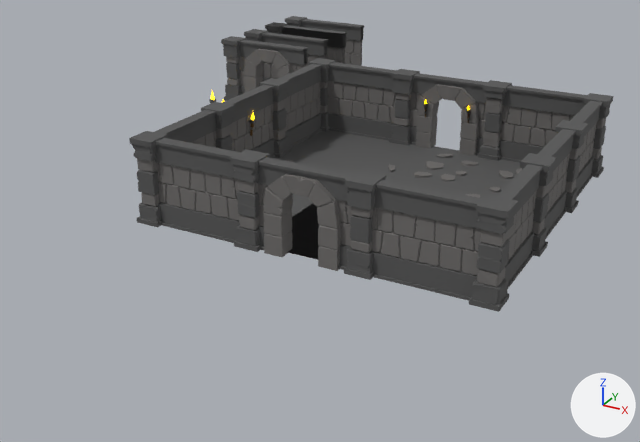
The Blender file Modular Dungeon/Barrel.blend as it was, and as the next commit left it.
Rendered twice from a camera (50 mm lens) standing at (24.5, -33.9, 12.3) and looking at (8.8, -5.3, -2.0). The lights are fixed; the arrows at lower right show +X, +Y and +Z.
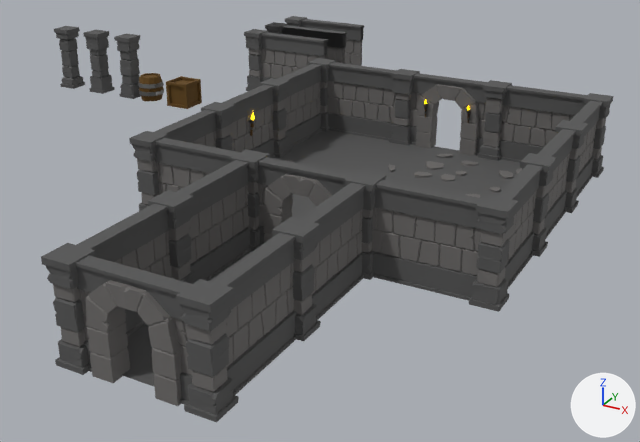
What differs and where, as boxes [x1, y1, x2, y2] in the pictures (640 x 442 px):
```json
{"object": "Cube.021", "change": "added", "after": [176, 233, 297, 422]}
{"object": "Cube.024", "change": "added", "after": [76, 255, 192, 406]}
{"object": "Cube.022", "change": "added", "after": [148, 160, 252, 284]}
{"object": "Cube.020", "change": "added", "after": [272, 183, 365, 341]}
{"object": "Cube.023", "change": "added", "after": [41, 204, 174, 375]}
{"object": "Cube.010", "change": "hidden", "before": [221, 36, 308, 101]}
{"object": "Cube.001", "change": "shown", "after": [83, 30, 115, 94]}
{"object": "Plane.014", "change": "added", "after": [122, 324, 155, 386]}
{"object": "Cube.004", "change": "shown", "after": [114, 33, 141, 99]}
{"object": "Cube.006", "change": "shown", "after": [54, 26, 85, 89]}
{"object": "Crate", "change": "shown", "after": [166, 76, 202, 109]}
{"object": "Barrel", "change": "shown", "after": [138, 73, 164, 101]}
{"object": "Plane.009", "change": "reshaped, moved", "after": [208, 251, 252, 281], "on screen": "not visible before"}
{"object": "Cylinder.001", "change": "hidden", "before": [209, 91, 216, 103]}
{"object": "Plane.004", "change": "unchanged, covered by the edit", "before": [288, 203, 319, 260], "after": [292, 203, 316, 219]}
```

Scene script edits in JSON lines:
```json
{"op": "add", "block": "me_cube_010", "code": ["me_cube_010 = bpy.data.meshes.new('Cube.010')", "me_cube_010.from_pydata(...)  # 550 vertices, 422 faces; spans x 0.0..4.0, y -0.35..0.34, z -1.55..1.5", "# faces by material slot: [26, 396]", "me_cube_010.materials.append(mat_grey)  # dark grey #565656", "me_cube_010.materials.append(mat_grey_light)  # grey #6f6c6b"]}
{"op": "set", "path": "ob_plane_009", "old": "bpy.data.objects.new('Plane.009', me_plane_014)", "new": "bpy.data.objects.new('Plane.009', me_plane_002)"}
{"op": "set", "path": "ob_plane_009.location", "old": "(12.0, -10.0, 0.0)", "new": "(12.0, -14.0, 0.0)"}
{"op": "add", "block": "ob_cylinder", "code": "ob_cylinder.hide_set(True)  # its collection is switched off"}
{"op": "add", "block": "ob_cylinder_001", "code": "ob_cylinder_001.hide_set(True)  # its collection is switched off"}
{"op": "remove", "block": "ob_barrel", "code": "ob_barrel.hide_set(True)"}
{"op": "remove", "block": "ob_crate", "code": "ob_crate.hide_set(True)"}
{"op": "add", "block": "ob_cube_010", "code": "ob_cube_010.hide_set(True)  # its collection is switched off"}
{"op": "remove", "block": "ob_cube_001", "code": "ob_cube_001.hide_set(True)  # its collection is switched off"}
{"op": "set", "path": "ob_cube_001.location", "old": "(0.0, 0.0, 1.5)", "new": "(-7.0, 0.0, 1.5)"}
{"op": "remove", "block": "ob_cube_004", "code": "ob_cube_004.hide_set(True)  # its collection is switched off"}
{"op": "set", "path": "ob_cube_004.location", "old": "(3.0, 0.0, 1.5)", "new": "(-5.0, 0.0, 1.5)"}
{"op": "remove", "block": "ob_cube_006", "code": "ob_cube_006.hide_set(True)  # its collection is switched off"}
{"op": "set", "path": "ob_cube_006.location", "old": "(-2.0, 0.0, 1.5)", "new": "(-9.0, 0.0, 1.5)"}
{"op": "add", "block": "ob_cube_024", "code": ["ob_cube_024 = bpy.data.objects.new('Cube.024', me_cube_010)", "ob_cube_024.location = (14.0, -20.0, 1.5)", "ob_cube_024.rotation_euler = (0.0, 0.0, -3.142)  # degrees (0, 0, -180)"]}
{"op": "add", "block": "ob_plane_014", "code": ["ob_plane_014 = bpy.data.objects.new('Plane.014', me_plane_019)", "ob_plane_014.location = (12.0, -18.0, 0.0)"]}
{"op": "add", "block": "ob_cube_023", "code": ["ob_cube_023 = bpy.data.objects.new('Cube.023', me_cube_007)", "ob_cube_023.location = (10.0, -20.0, 1.5)", "ob_cube_023.rotation_euler = (0.0, 0.0, -4.712)  # degrees (0, 0, -270)"]}
{"op": "add", "block": "ob_cube_022", "code": ["ob_cube_022 = bpy.data.objects.new('Cube.022', me_cube_007)", "ob_cube_022.location = (10.0, -16.0, 1.5)", "ob_cube_022.rotation_euler = (0.0, 0.0, -4.712)  # degrees (0, 0, -270)"]}
{"op": "add", "block": "ob_cube_021", "code": ["ob_cube_021 = bpy.data.objects.new('Cube.021', me_cube_007)", "ob_cube_021.location = (14.0, -20.0, 1.5)", "ob_cube_021.rotation_euler = (0.0, 0.0, -4.712)  # degrees (0, 0, -270)"]}
{"op": "add", "block": "ob_cube_020", "code": ["ob_cube_020 = bpy.data.objects.new('Cube.020', me_cube_007)", "ob_cube_020.location = (14.0, -16.0, 1.5)", "ob_cube_020.rotation_euler = (0.0, 0.0, -4.712)  # degrees (0, 0, -270)"]}
```
